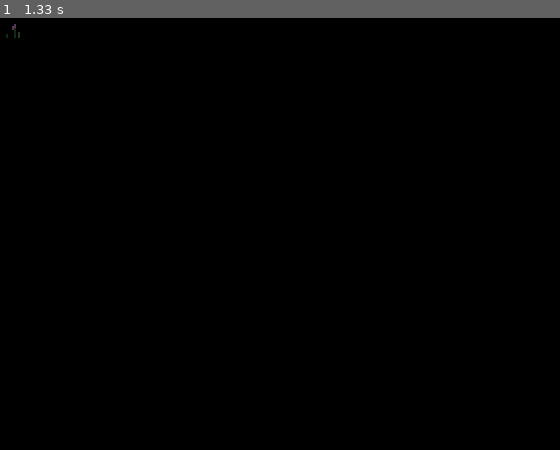
Above: before the commit, frame 1.
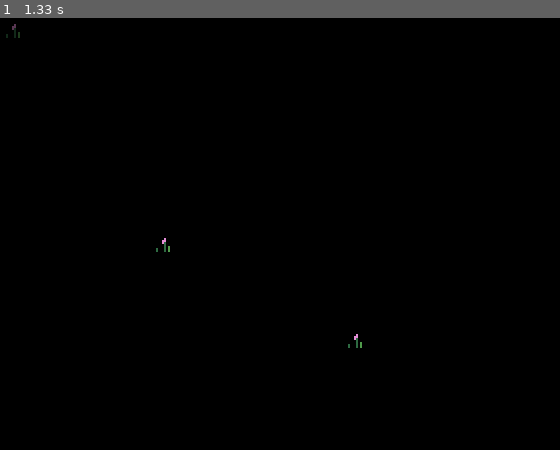
Above: after the commit, the same moment.

Repository: petesiharath/platformer_pygame
Game: pygame game, started from editor.py
Same seed, same stepped clock (60 frames per second), same inputs: the game is played once before the commit and once after it.
Inputs (mouse positions are in pixels of both pictures, inside the frame that each line leads up to):
- Up to frame 1 (1.33 s): right-click (509, 221) at 0.38 s; click (151, 238) at 0.72 s; hold D from 1 s (still down); click (369, 342) at 1.08 s

The runs differ from the first frame. In frame 1, less than 0.1% of the frame differs, in the area x 27-65%, y 50-77%.

Commit message:
added tile placing

Diff:
--- a/editor.py
+++ b/editor.py
@@ -53,6 +53,17 @@
 
             current_tile_image = self.assets[self.tile_list[self.tile_group]][self.tile_variant].copy()
             current_tile_image.set_alpha(100)
+
+            mouse_position = pygame.mouse.get_pos()
+            mouse_position = (mouse_position[0] / RENDER_SCALE, mouse_position[1] / RENDER_SCALE)
+            tile_position = (int((mouse_position[0] + self.scroll[0]) // self.tilemap.tile_size), int((mouse_position[1] + self.scroll[1]) // self.tilemap.tile_size))
+
+            if self.clicking:
+                self.tilemap.tilemap[str(tile_position[0]) + ";" + str(tile_position[1])] = {"type": self.tile_list[self.tile_group], "variant": self.tile_variant, "position": (tile_position)}
+            if self.right_clicking:
+                tile_location = str(tile_position[0]) + ";" + str(tile_position[1])
+                if tile_location in self.tilemap.tilemap:
+                    del self.tilemap.tilemap[tile_location]
 
             self.display.blit(current_tile_image, (5, 5))
 
